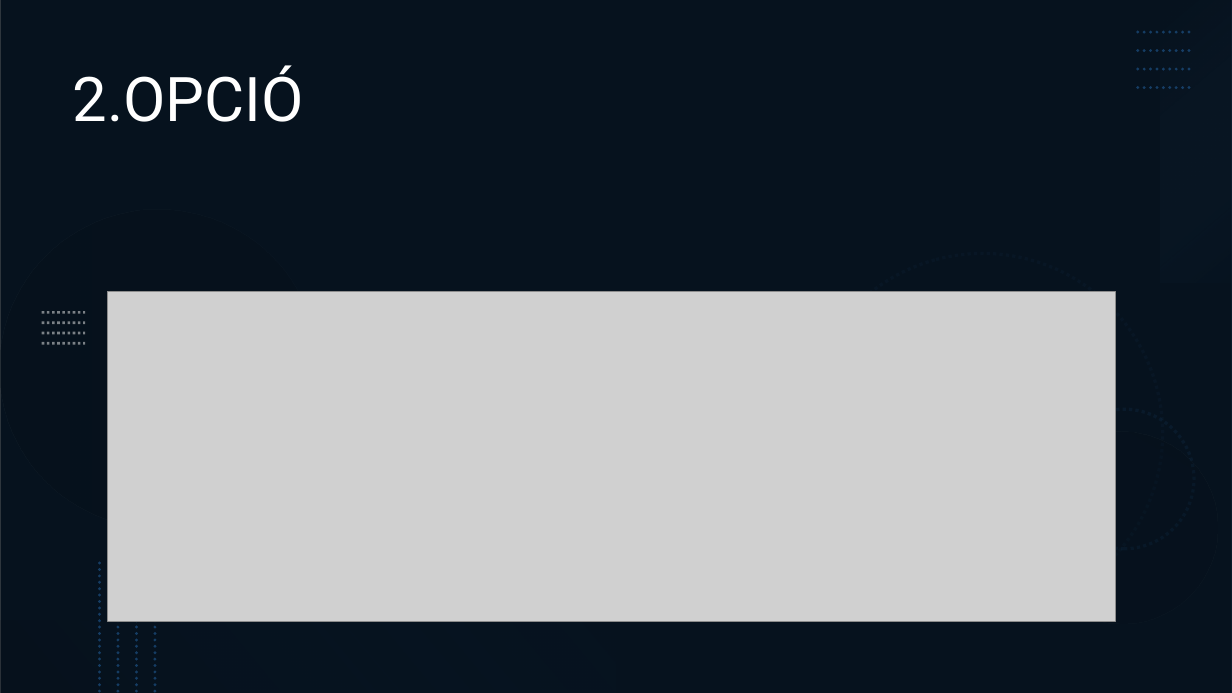
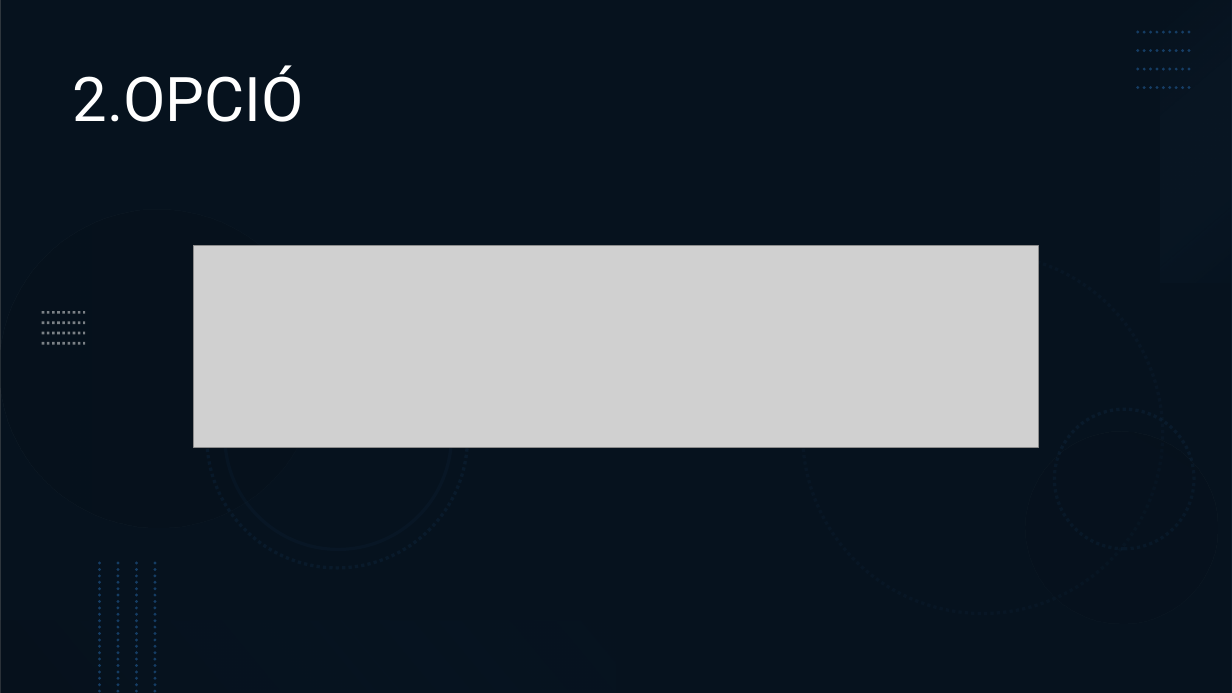
Before and after one commit to kulcsard05/Utazasi-iroda, a slide deck: slide 10 of Utazási- Iroda.pptx. Drawn at 1232x693 pixels with LibreOffice and Linux fonts; fonts in the diff are those of the drawing; grey boxes stand for pictures. Boxes give left, top, right and bottom in pixels: in the first picture for what was removed or moved away, otherwise in the second. Text is boxed around its words. In the diff, an @@ line names an element or a change of style, - is before the commit and + after.

```diff
--- a/Utazási- Iroda.pptx
+++ b/Utazási- Iroda.pptx
@@ picture added at (194,246,1039,447) @@
@@ picture removed at (108,292,1116,622) @@
@@ ellipse added at (199,297,476,574), outline #071420 2.5 pt @@
```
Also in this commit, not shown: 1 other slide changed.
